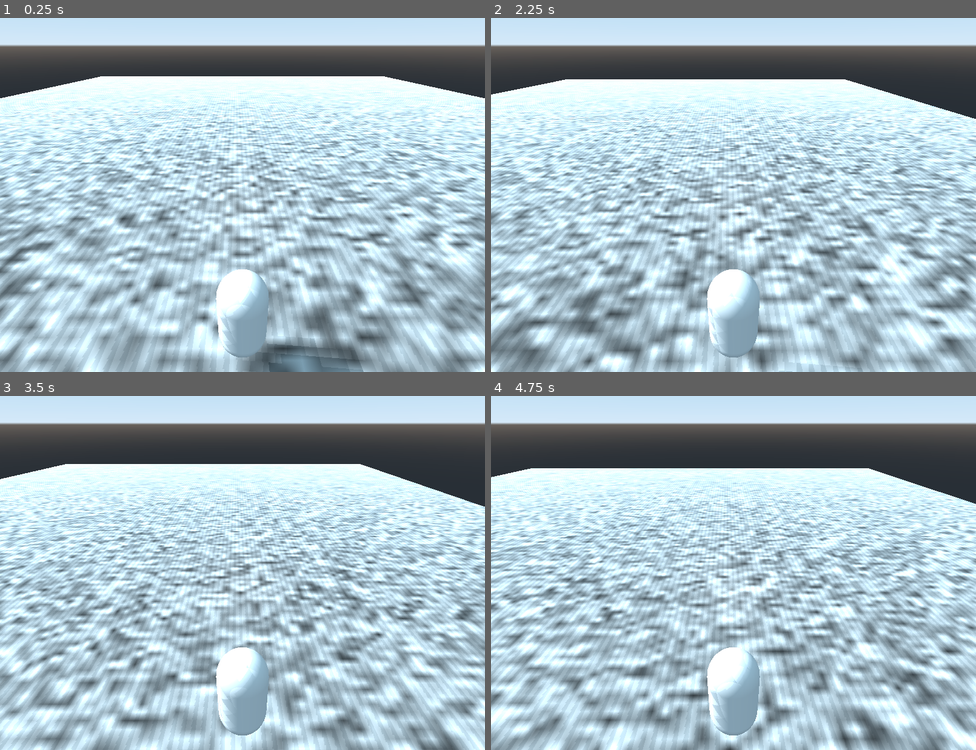
Above: before the commit, frames 1-4 (two rows, left to right).
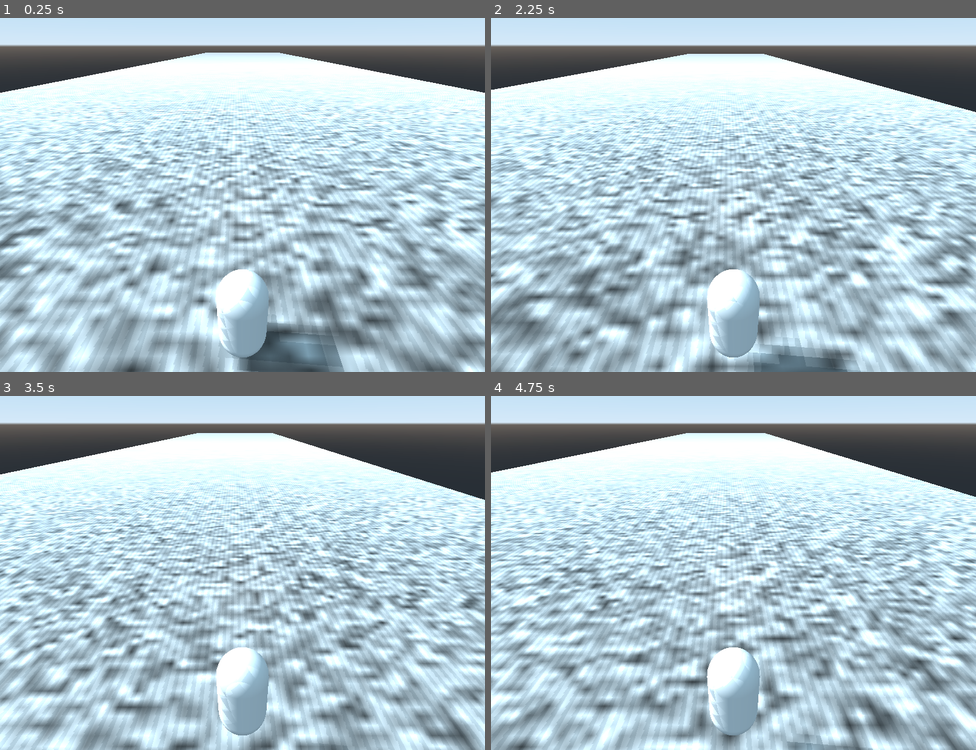
Above: after the commit, the same moments.

Repository: rans0000/endless-runner
Game: Godot game, scene res://World/World.tscn
Two runs of this game, one before a commit and one after it. Both use one fixed random seed, a clock stepped at 60 frames per second and the inputs below.
Inputs:
- Up to frame 1 (0.25 s): no input
- Up to frame 2 (2.25 s): tap Enter at 0.5 s; hold D (move_right) 0.53-1.28 s; tap Space (jump) at 0.6, 0.77, 1.07, 1.52, 1.55, 1.82, 2, 2.1 s; hold Down (ui_down) 1.28-2.03 s; tap S (move_stop) at 1.35 s; hold D (move_right) from 2.03 s (still down)
- Up to frame 3 (3.5 s): release D (move_right) at 2.78 s; hold W (move_forward) from 2.78 s (still down); tap S (move_stop) at 2.85 s; tap Space (jump) at 3.02, 3.05, 3.32 s
- Up to frame 4 (4.75 s): release W (move_forward) at 3.53 s; hold A (move_left) from 3.53 s (still down); tap Space (jump) at 3.6, 3.77, 4.07, 4.52, 4.55 s; tap S (move_stop) at 4.35 s

The runs differ from the first frame. In frame 1, 51% of the frame differs, in the area x 0-100%, y 9-100%; in frame 2, 51%; in frame 3, 51%; in frame 4, 53%, in the area x 0-100%, y 10-100%.

Commit message:
Create endless running boards dynamically

Diff:
--- a/Player/Player.gd
+++ b/Player/Player.gd
@@ -1,4 +1,7 @@
 extends KinematicBody
+
+signal detect_empty_floor
+signal detect_obsolete_floor
 
 var gravity = -65
 var velocity = Vector3()
@@ -21,6 +24,9 @@
 const MAX_JUMP_FORWARD_RATIO = 0.3
 const MAX_JUMP_POWER = 20.0
 
+onready var front_feeler = $FrontFeeler
+onready var back_feeler = $BackFeeler
+
 func _physics_process(delta):
 	move_player(delta)
 
@@ -34,6 +40,7 @@
 	velocity.y = jump_velocity.y
 	velocity.x = strafe_velocity.x
 	velocity = move_and_slide(velocity, Vector3.UP)
+	check_floor()
 
 func move_forward(delta):
 	var is_floored = is_on_floor()
@@ -97,8 +104,16 @@
 	var speed_ratio = (jump_power/MAX_JUMP_POWER * MAX_JUMP_FORWARD_RATIO) * -velocity.z
 	var power = (MIN_JUMP_SPEED + speed_ratio )
 	vertical_speed += power
-	print(vertical_speed, ' : ', jump_power)
+	#print(vertical_speed, ' : ', jump_power)
 	return vertical_speed
+
+func check_floor():
+	if !front_feeler.is_colliding():
+		emit_signal("detect_empty_floor")
+	if back_feeler.is_colliding():
+		var target = back_feeler.get_collider()
+		if target.is_in_group("Floor"):
+			emit_signal("detect_obsolete_floor", target)
 
 func clamp_vector(vector, length):
 	var norm = vector.normalized()
--- a/Player/Player.tscn
+++ b/Player/Player.tscn
@@ -12,13 +12,13 @@
 mid_height = 1.5
 
 [node name="Player" type="KinematicBody"]
-editor/display_folded = true
 collision_layer = 4
 collision_mask = 3
 script = ExtResource( 1 )
 
 [node name="Camera" type="Camera" parent="."]
 transform = Transform( 1, 0, 0, 0, 0.87462, 0.48481, 0, -0.48481, 0.87462, 0, 7, 5 )
+far = 1000.0
 script = ExtResource( 2 )
 
 [node name="CollisionShape" type="CollisionShape" parent="."]
@@ -29,3 +29,13 @@
 transform = Transform( 1, 0, 0, 0, -4.37114e-008, -1, 0, 1, -4.37114e-008, 0, 0, 0 )
 mesh = SubResource( 2 )
 material/0 = null
+
+[node name="FrontFeeler" type="RayCast" parent="."]
+transform = Transform( 1, 0, 0, 0, 1, 0, 0, 0, 1, 0, -50, -200 )
+enabled = true
+cast_to = Vector3( 0, 100, 0 )
+
+[node name="BackFeeler" type="RayCast" parent="."]
+transform = Transform( 1, 0, 0, 0, 1, 0, 0, 0, 1, 0, -50, 120 )
+enabled = true
+cast_to = Vector3( 0, 100, 0 )
--- /dev/null
+++ b/World/Floor.tscn
@@ -0,0 +1,39 @@
+[gd_scene load_steps=6 format=2]
+
+[sub_resource type="BoxShape" id=1]
+extents = Vector3( 50, 1, 50 )
+
+[sub_resource type="CubeMesh" id=2]
+size = Vector3( 100, 2, 100 )
+
+[sub_resource type="OpenSimplexNoise" id=3]
+octaves = 4
+period = 0.1
+persistence = 0.152
+lacunarity = 1.38
+
+[sub_resource type="NoiseTexture" id=4]
+width = 500
+height = 500
+noise = SubResource( 3 )
+
+[sub_resource type="SpatialMaterial" id=5]
+albedo_texture = SubResource( 4 )
+roughness = 0.0
+
+[node name="Floor" type="RigidBody" groups=[
+"Floor",
+]]
+mode = 1
+__meta__ = {
+"_edit_lock_": true
+}
+
+[node name="GroundCollision" type="CollisionShape" parent="."]
+transform = Transform( 1, 0, 0, 0, 1, 0, 0, 0, 1, 0, -1, 0 )
+shape = SubResource( 1 )
+
+[node name="MeshInstance" type="MeshInstance" parent="."]
+transform = Transform( 1, 0, 0, 0, 1, 0, 0, 0, 1, 0, -1, 0 )
+mesh = SubResource( 2 )
+material/0 = SubResource( 5 )
--- /dev/null
+++ b/World/World.gd
@@ -0,0 +1,29 @@
+extends Spatial
+
+const master_floor = preload("res://World/Floor.tscn")
+
+const BOARD_SET_LENGTH = 3
+var boards = []
+var board_length = 100
+
+func _ready():
+	var start_floor = $StartFloor
+	boards.push_back(start_floor)
+	$Player.connect("detect_empty_floor", self, "create_floor")
+	$Player.connect("detect_obsolete_floor", self, "delete_floor")
+
+func create_floor():
+	var last_floor = boards[-1].global_transform.origin
+
+	for i in BOARD_SET_LENGTH:
+		var floor_instance = master_floor.instance()
+		add_child(floor_instance)
+		var pos_z = -board_length * (i + 1)
+		floor_instance.global_transform.origin = last_floor + Vector3(0, 0, pos_z)
+		boards.push_back(floor_instance)
+	print(boards.size())
+
+func delete_floor(target_floor):
+	#print('deleting...', target_floor)
+	boards.erase(target_floor)
+	target_floor.queue_free()
--- a/World/World.tscn
+++ b/World/World.tscn
@@ -1,6 +1,7 @@
-[gd_scene load_steps=8 format=2]
+[gd_scene load_steps=9 format=2]
 
-[ext_resource path="res://Player/Player.tscn" type="PackedScene" id=1]
+[ext_resource path="res://World/World.gd" type="Script" id=1]
+[ext_resource path="res://Player/Player.tscn" type="PackedScene" id=2]
 
 [sub_resource type="BoxShape" id=1]
 extents = Vector3( 50, 1, 50 )
@@ -27,27 +28,31 @@
 extents = Vector3( 50, 6, 1 )
 
 [node name="World" type="Spatial"]
+script = ExtResource( 1 )
 
-[node name="Player" parent="." instance=ExtResource( 1 )]
-transform = Transform( 1, 0, 0, 0, 1, 0, 0, 0, 1, 0, 2.29069, 0 )
+[node name="Player" parent="." instance=ExtResource( 2 )]
+transform = Transform( 1, 0, 0, 0, 1, 0, 0, 0, 1, 0, 2, -5 )
 
-[node name="GroundPlane" type="RigidBody" parent="."]
+[node name="StartFloor" type="RigidBody" parent="." groups=[
+"Floor",
+]]
 editor/display_folded = true
-transform = Transform( 1, 0, 0, 0, 1, 0, 0, 0, 1, 0, 0, -45 )
+transform = Transform( 1, 0, 0, 0, 1, 0, 0, 0, 1, 0, 0, -50 )
 mode = 1
 __meta__ = {
 "_edit_lock_": true
 }
 
-[node name="GroundCollision" type="CollisionShape" parent="GroundPlane"]
+[node name="GroundCollision" type="CollisionShape" parent="StartFloor"]
+transform = Transform( 1, 0, 0, 0, 1, 0, 0, 0, 1, 0, -1, 0 )
 shape = SubResource( 1 )
 
-[node name="MeshInstance" type="MeshInstance" parent="GroundPlane"]
+[node name="MeshInstance" type="MeshInstance" parent="StartFloor"]
 transform = Transform( 1, 0, 0, 0, 1, 0, 0, 0, 1, 0, -1, 0 )
 mesh = SubResource( 2 )
 material/0 = SubResource( 5 )
 
-[node name="RearCollision" type="CollisionShape" parent="GroundPlane"]
+[node name="RearCollision" type="CollisionShape" parent="StartFloor"]
 transform = Transform( 1, 0, 0, 0, 1, 0, 0, 0, 1, 0, 6, 49 )
 shape = SubResource( 6 )
 
